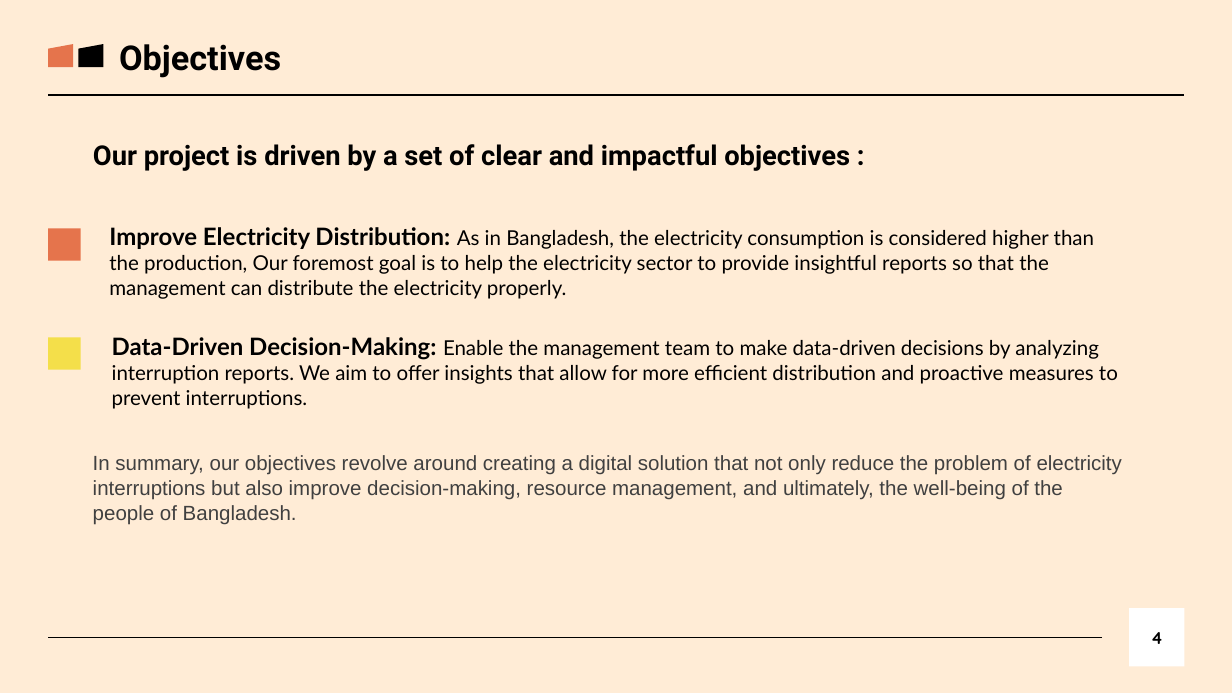
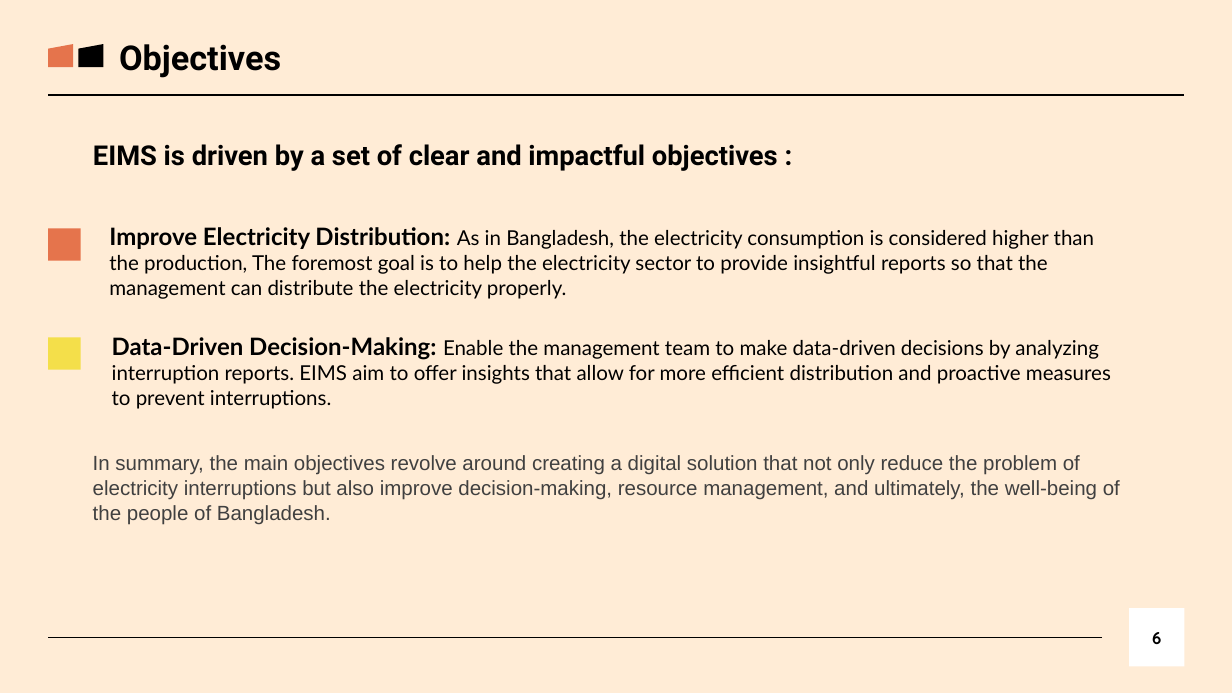
Before and after one commit to itstanmaymitra/eims, a slide deck: slide 6 of presentation/Presentation.pptx (slide 4 before the commit). Drawn at 1232x693 pixels with LibreOffice and Linux fonts; fonts in the diff are those of the drawing. Boxes give left, top, right and bottom in pixels: in the first picture for what was removed or moved away, otherwise in the second. Text is boxed around its words. In the diff, an @@ line names an element or a change of style, - is before the commit and + after.

```diff
--- a/presentation/Presentation.pptx
+++ b/presentation/Presentation.pptx
@@ title at (93, 144, 778, 171): text changed @@
-Our project is driven by a set of clear and impactful objectives :
+EIMS is driven by a set of clear and impactful objectives :
@@ text at (109, 227, 1094, 299): text changed @@
-Improve Electricity Distribution: As in Bangladesh, the electricity consumption is considered higher than the production, Our foremost goal is to help the electricity sector to provide insightful reports so that the management can distribute the electricity properly.
+Improve Electricity Distribution: As in Bangladesh, the electricity consumption is considered higher than the production, The foremost goal is to help the electricity sector to provide insightful reports so that the management can distribute the electricity properly.
@@ text at (112, 337, 1111, 409): text changed @@
-Data-Driven Decision-Making: Enable the management team to make data-driven decisions by analyzing interruption reports. We aim to offer insights that allow for more efficient distribution and proactive measures to prevent interruptions.
+Data-Driven Decision-Making: Enable the management team to make data-driven decisions by analyzing interruption reports. EIMS aim to offer insights that allow for more efficient distribution and proactive measures to prevent interruptions.
@@ text at (93, 455, 1120, 524): text changed @@
-In summary, our objectives revolve around creating a digital solution that not only reduce the problem of electricity interruptions but also improve decision-making, resource management, and ultimately, the well-being of the people of Bangladesh.
+In summary, the main objectives revolve around creating a digital solution that not only reduce the problem of electricity interruptions but also improve decision-making, resource management, and ultimately, the well-being of the people of Bangladesh.
@@ page number at (1152, 632, 1161, 644): text changed @@
-4
+6
```
Also in this commit, not shown: 4 other slides changed, 1 slide added, 6 slides removed, 3 other files.
